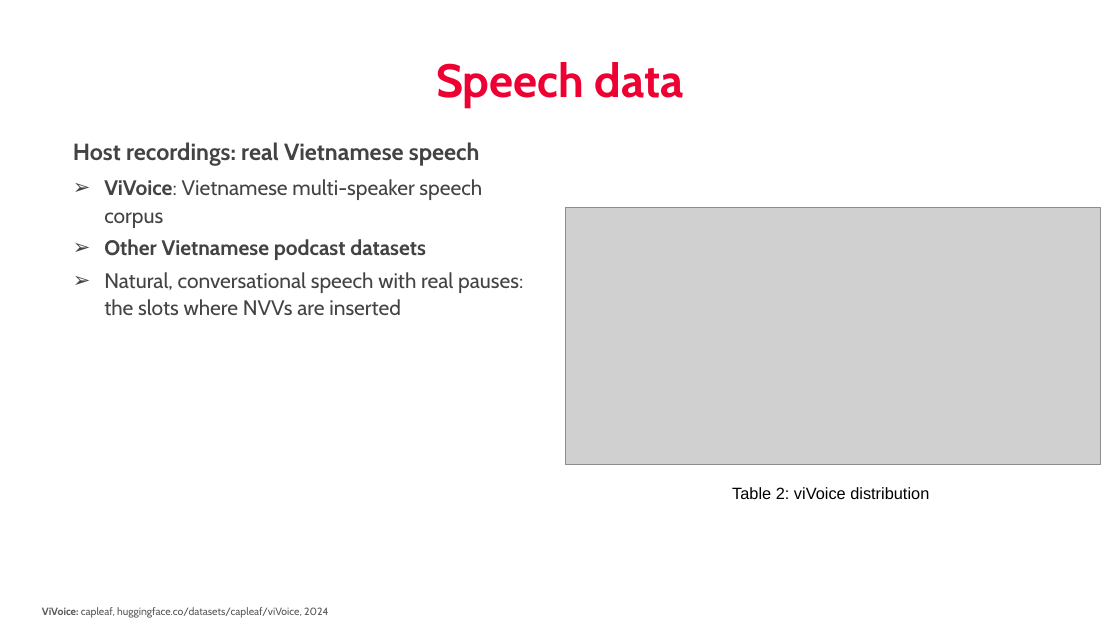
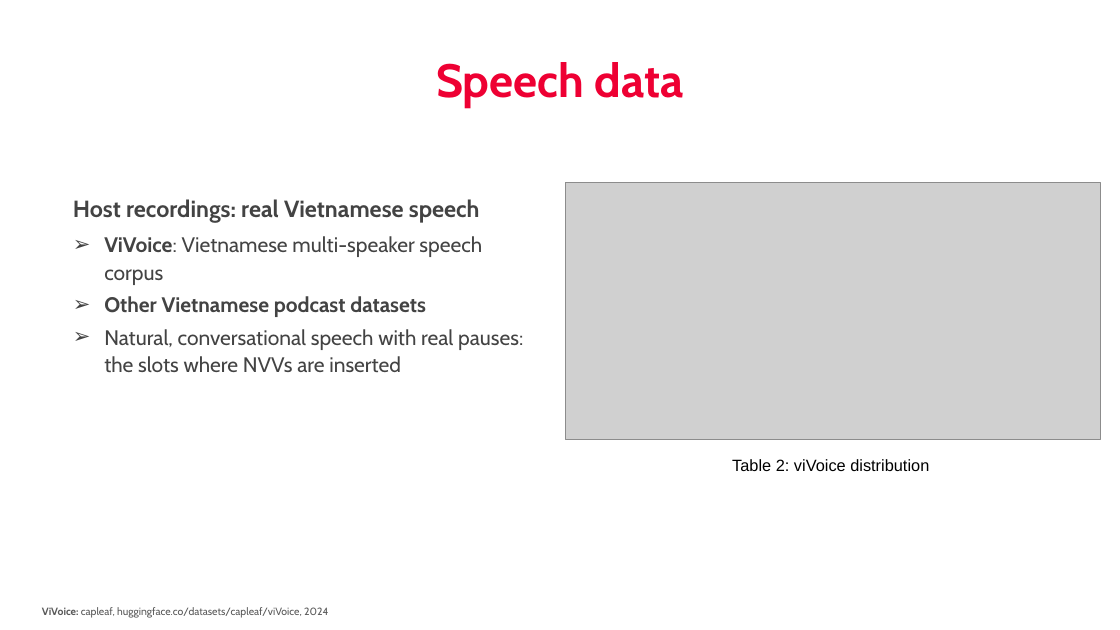
Before and after one commit to nhakanasi/VDT_GD2, a slide deck: slide 7 of Method.pptx. Drawn at 1120x630 pixels with LibreOffice and Linux fonts; fonts in the diff are those of the drawing; grey boxes stand for pictures; background and template pictures are left out. Boxes give left, top, right and bottom in pixels: in the first picture for what was removed or moved away, otherwise in the second. Text is boxed around its words. In the diff, an @@ line names an element or a change of style, - is before the commit and + after.

```diff
--- a/Method.pptx
+++ b/Method.pptx
@@ text "Host recordings: real Vietnamese speech": place and size @@
-text "Host recordings: real Vietnamese speech" at (73, 142, 523, 315)
+text "Host recordings: real Vietnamese speech" at (73, 199, 523, 372)
@@ picture: place and size @@
-picture at (565, 208, 1101, 465)
+picture at (565, 183, 1101, 440)
@@ text "Table 2: viVoice distribution": place and size @@
-text "Table 2: viVoice distribution" at (732, 487, 929, 499)
+text "Table 2: viVoice distribution" at (732, 459, 929, 471)
```
Also in this commit, not shown: 3 other slides changed.
